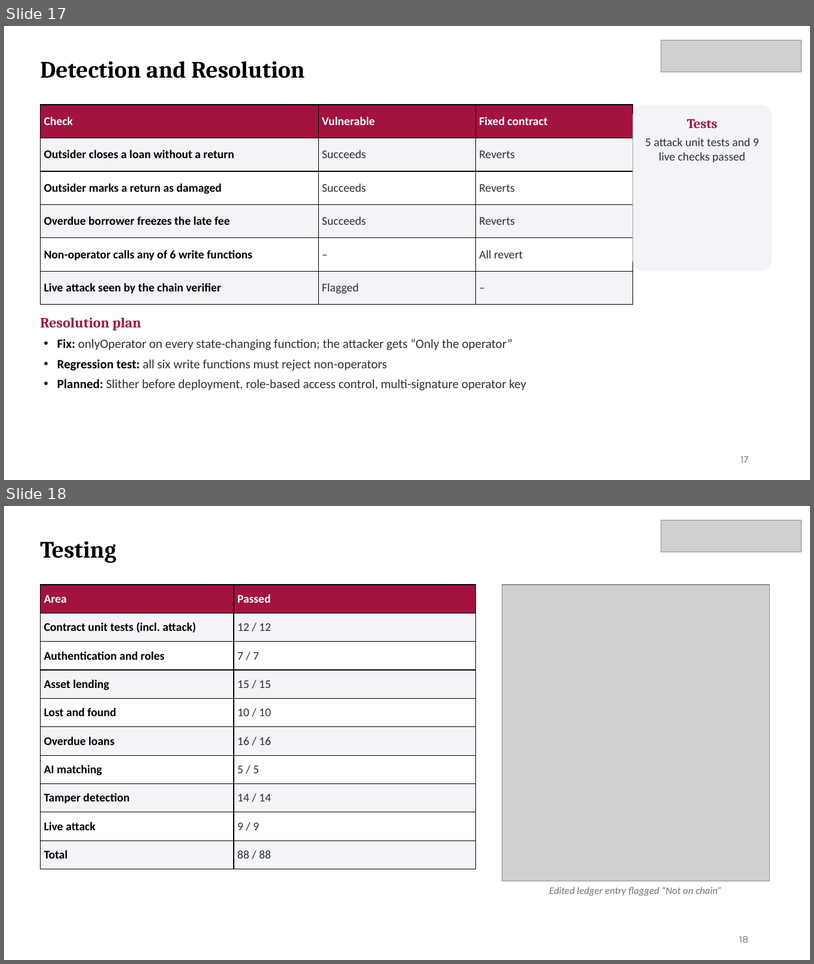
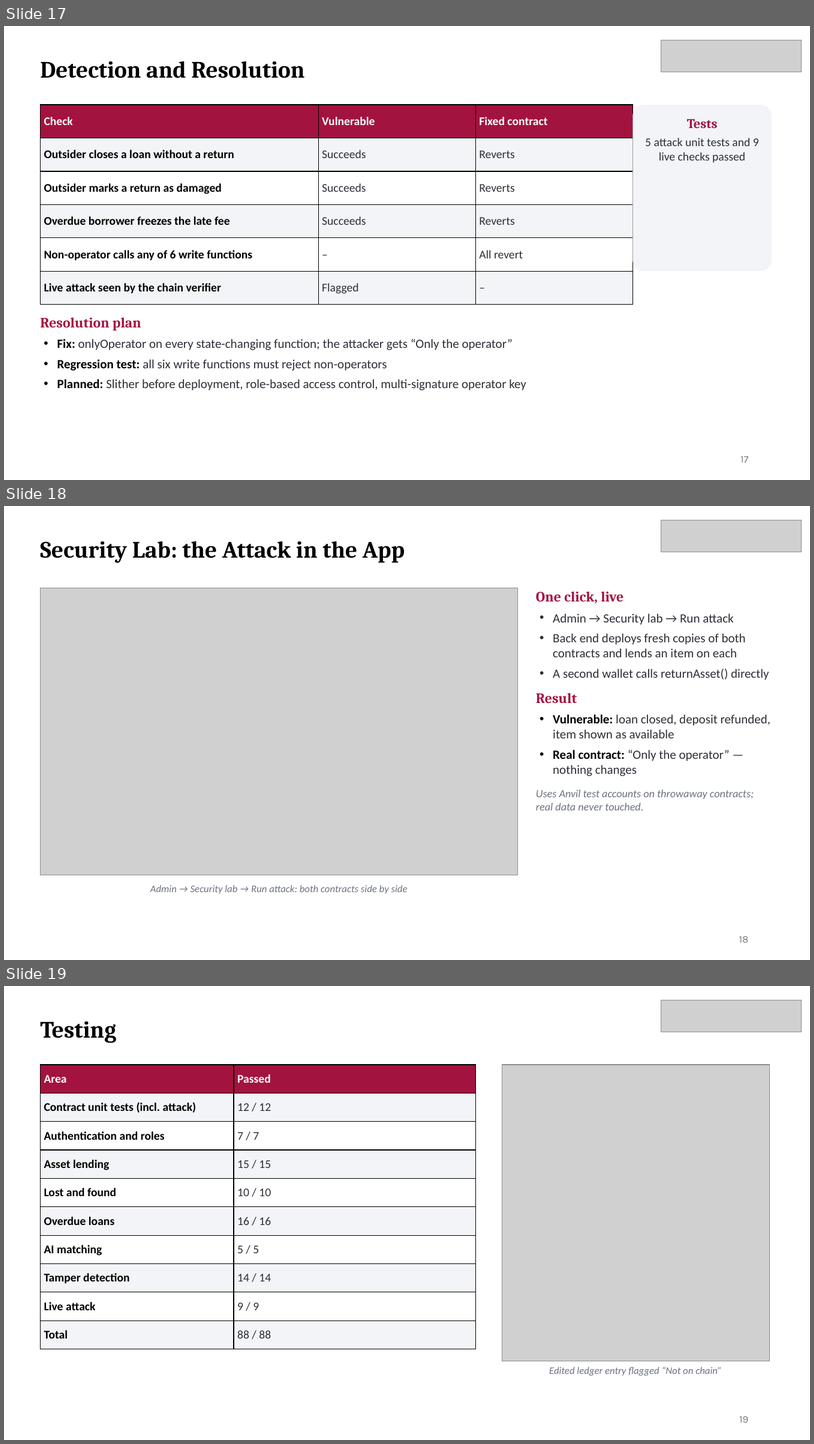
Before and after one commit to Sudarsan2003/Campus_vault, a slide deck: CampusVault_Presentation.pptx. Shown one above the other, each under a label of ours: slides 17 and 18 before the commit, slides 17, 18 and 19 after it. The pictures are 814x964 and 814x1444 pixels, drawn with LibreOffice and Linux fonts; fonts in the diff are those of the drawing; grey boxes stand for pictures. Boxes give left, top, right and bottom in pixels: in the first picture for what was removed or moved away, otherwise in the second. Text is boxed around its words. In the diff, an @@ line names an element or a change of style, - is before the commit and + after.

```diff
--- a/CampusVault_Presentation.pptx
+++ b/CampusVault_Presentation.pptx
@@ slide 18 added at [4, 506, 810, 960], background #FFFFFF @@
@@ picture added at [662, 520, 802, 552] @@
@@ text added at [40, 541, 405, 563], 28 pt, text #000000, bold @@
+Security Lab: the Attack in the App
@@ picture added at [40, 588, 518, 875] @@
@@ text added at [536, 591, 771, 810], 15 pt, text #2B2F36 @@
+One click, live
+• Admin → Security lab → Run attack
+• Back end deploys fresh copies of both contracts and lends an item on each
+• A second wallet calls returnAsset() directly
+Result
+• Vulnerable: loan closed, deposit refunded, item shown as available
+• Real contract: “Only the operator” — nothing changes
+Uses Anvil test accounts on throwaway contracts; real data never touched.
@@ text added at [150, 885, 408, 894], 12 pt, text #6B7280, italic @@
+Admin → Security lab → Run attack: both contracts side by side
@@ page number added at [740, 936, 749, 942], 12 pt, text #797979 @@
+18
@@ what was slide 18 is now slide 19 @@
@@ page number at [740, 1416, 749, 1422]: text changed @@
-18
+19
```
Also in this commit, not shown: 2 other files.
